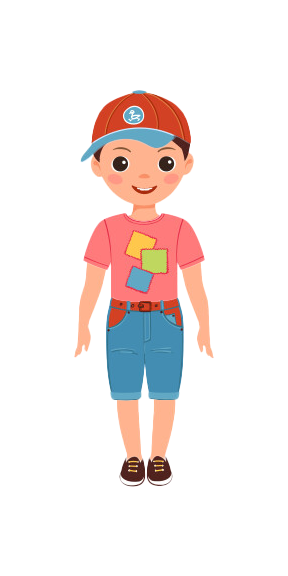
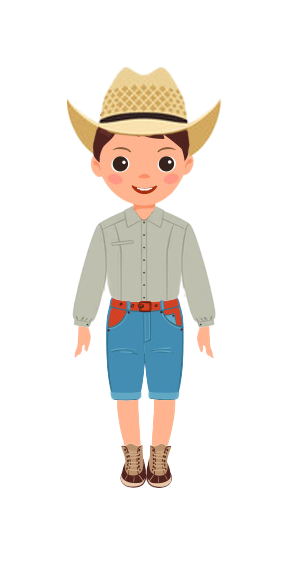
The second 288px x 576px image is a revision of the first. Changes to its layers:
renamed "Layer 4" to "shorts", moved it above "Layer 10" over box(111, 296, 185, 309)
added layer "Layer 10" above "Layer 9" over box(119, 443, 173, 488)
added layer "Layer 9" above "clothing" over box(72, 205, 216, 328)
added layer "hat 2" above "hats" over box(67, 66, 222, 159)
renamed "Layer 5" to "shoes", hid it over box(119, 454, 173, 488)
renamed "Layer 3" to "tshirt", hid it over box(83, 213, 205, 317)
renamed "Layer 2" to "ballcap", hid it over box(80, 90, 191, 163)
